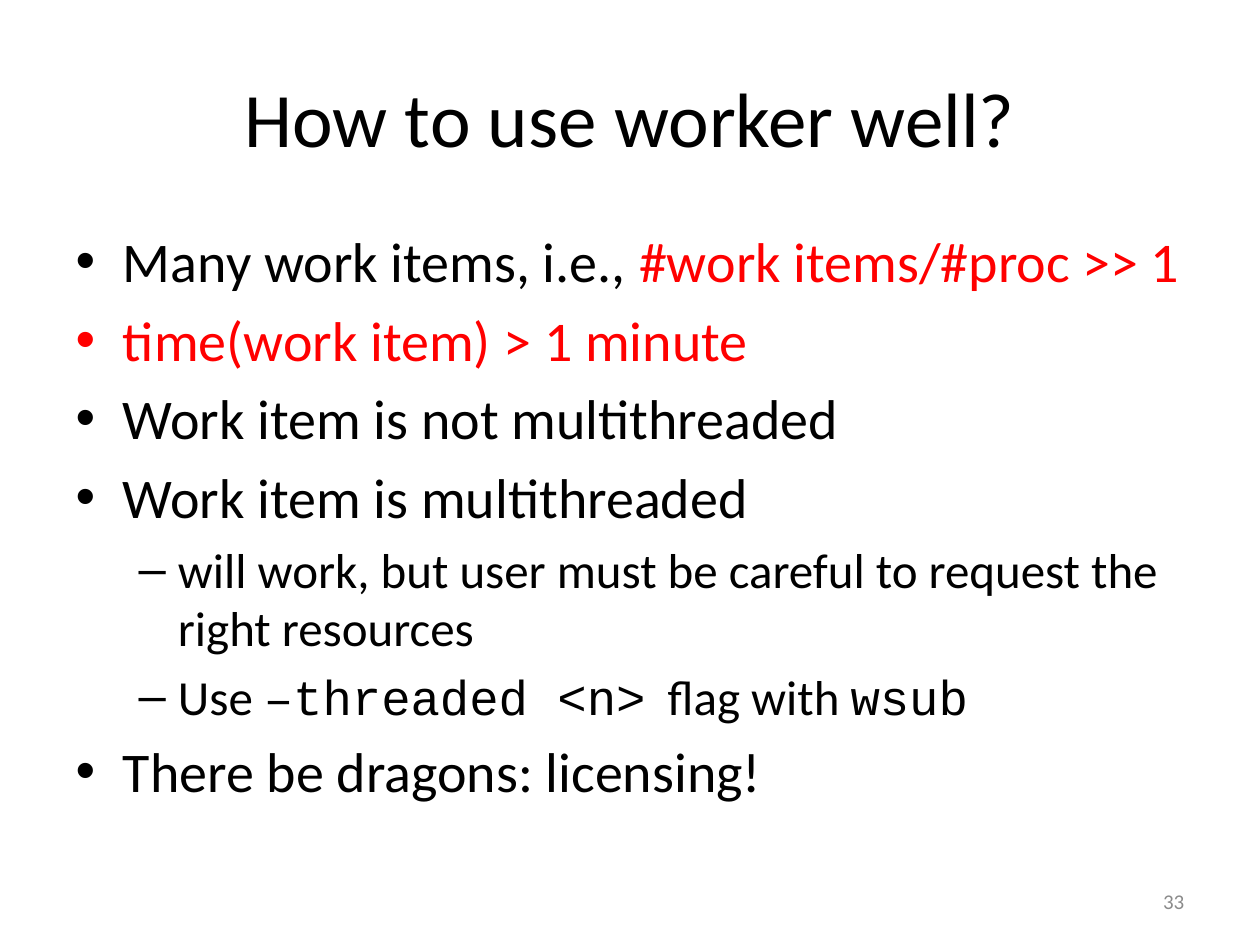
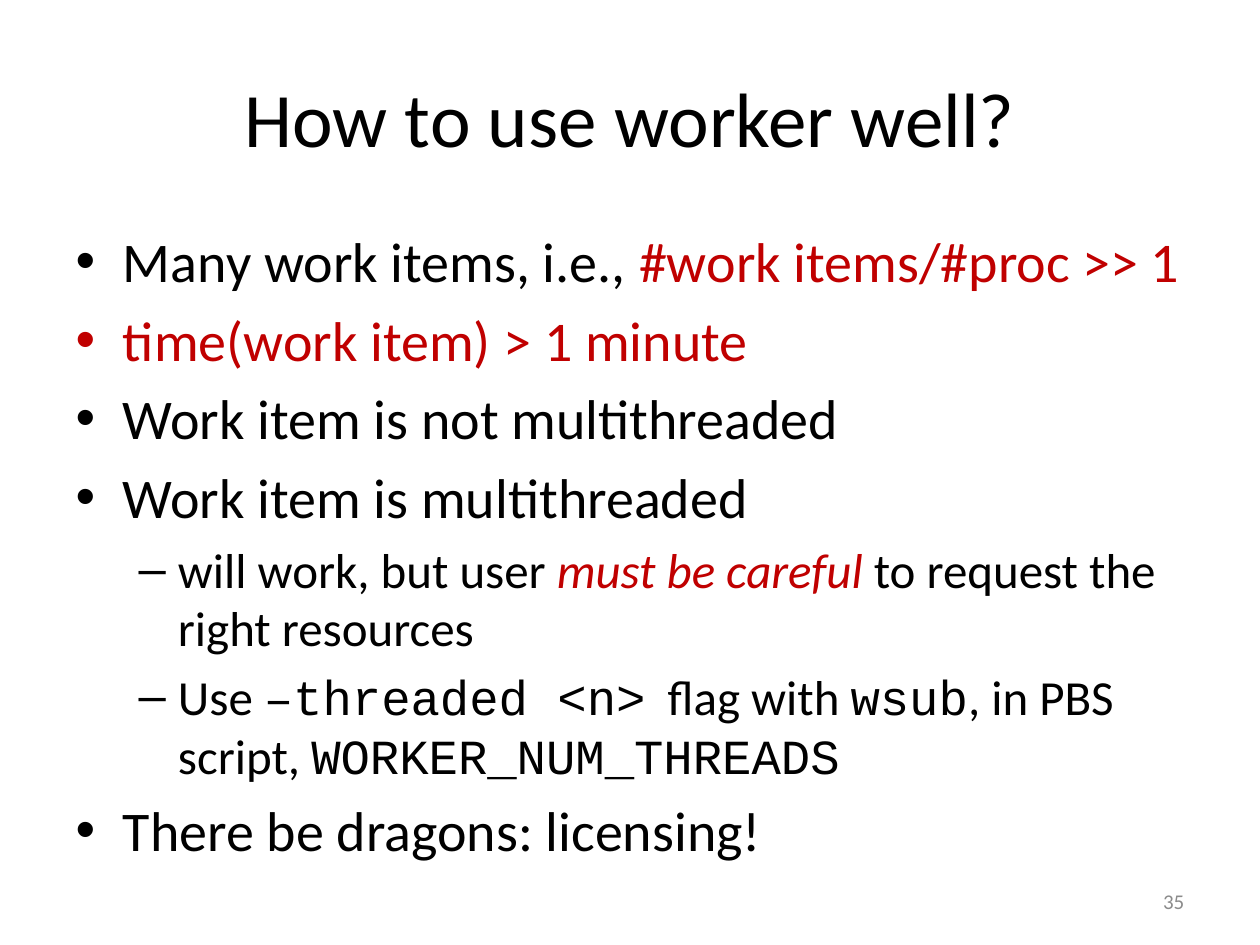
Before and after one commit to gjbex/training-material, a slide deck: slide 35 of Misc/worker_atools.pptx (slide 33 before the commit). Drawn at 1260x945 pixels with LibreOffice and Linux fonts; fonts in the diff are those of the drawing. Boxes give left, top, right and bottom in pixels: in the first picture for what was removed or moved away, otherwise in the second. Text is boxed around its words. In the diff, an @@ line names an element or a change of style, - is before the commit and + after.

Commit message:
Add info
* -skip_first option for wcat
* environment variables exposed by worker

```diff
--- a/Misc/worker_atools.pptx
+++ b/Misc/worker_atools.pptx
@@ text at box(123, 243, 1179, 655): text colour #FF0000 to #C00000 in "#work items/#proc >> 1", "time(work item) > 1 minute"; text colour #000000 to #C00000, italic on in "must be careful" @@
@@ text at box(178, 680, 1113, 782): text changed @@
-  – Use –threaded <n> flag with wsub
+  – Use –threaded <n> flag with wsub, in PBS script, WORKER_NUM_THREADS
@@ page number at box(1163, 895, 1184, 909): text changed @@
-33
+35
```
Also in this commit, not shown: 5 other slides changed, 2 slides added.
